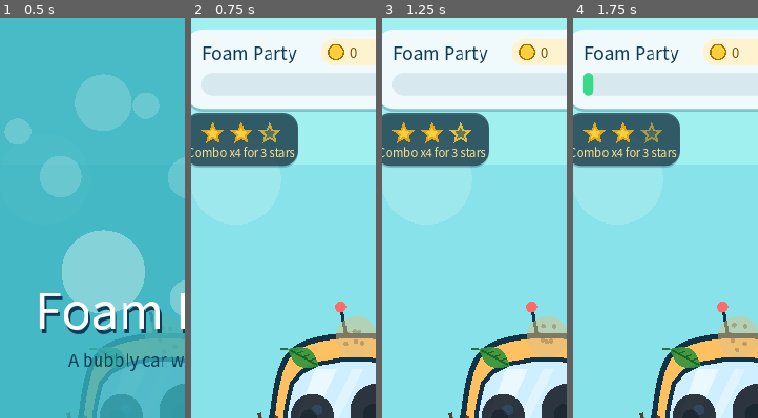
Above: before the commit, frames 1-4 (left to right).
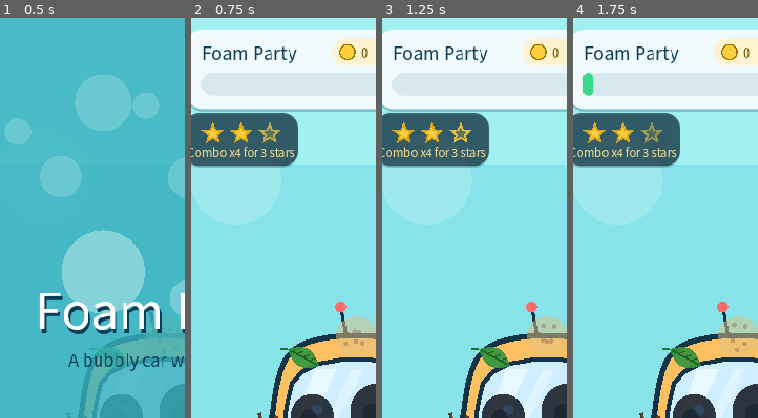
Above: after the commit, the same moments.

Repository: seorilabs/foam-party
Game: Godot game, scene res://scenes/main.tscn
Same seed, same stepped clock (60 frames per second), same inputs: the game is played once before the commit and once after it.
Inputs (mouse positions are % of the whole screen's width and height, from its top left):
- Up to frame 1 (0.5 s): no input
- Up to frame 2 (0.75 s): tap Enter at 0.5, 0.6 s; move the mouse to (72, 45) at 0.52 s; click (72, 45) at 0.67 s
- Up to frame 3 (1.25 s): tap Space at 0.77 s
- Up to frame 4 (1.75 s): drag from (30, 55) to (45, 70) at 1.27 s
The pictures show only the part of the screen within x 5-55%, y 0-50%; the shares and areas given below are measured in that part.

Frame 1 is identical in both runs. In frame 2, 0.9% of the frame differs, in the area x 70-96%, y 5-12%; in frame 3, 0.9%; in frame 4, 0.9%.

Commit message:
리뷰 피드백 추가 반영: HUD 제목과 iOS 서명 보정

Diff:
--- a/godot/scripts/main.gd
+++ b/godot/scripts/main.gd
@@ -1805,13 +1805,16 @@
 	draw_style_box(_style("hud_shadow", Color(0.05, 0.23, 0.33, 0.25), 20.0), Rect2(card.position + Vector2(0.0, 3.0), card.size))
 	draw_style_box(_style("hud_card", Color(0.97, 0.99, 1.0, 0.94), 20.0), card)
 
-	var coin_chip := Rect2(158.0, card.position.y + 10.0, 82.0, 28.0)
+	var coin_chip := Rect2(170.0, card.position.y + 10.0, 70.0, 28.0)
 	var title_width := coin_chip.position.x - 32.0 - 8.0
-	draw_string(font, Vector2(32.0, card.position.y + 32.0), "Foam Party", HORIZONTAL_ALIGNMENT_LEFT, title_width, 19, Color("#0d3b55"))
+	var title_size := 19
+	while title_size > 15 and font.get_string_size("Foam Party", HORIZONTAL_ALIGNMENT_LEFT, -1.0, title_size).x > title_width:
+		title_size -= 1
+	draw_string(font, Vector2(32.0, card.position.y + 32.0), "Foam Party", HORIZONTAL_ALIGNMENT_LEFT, title_width, title_size, Color("#0d3b55"))
 	draw_style_box(_style("coin_chip", Color("#fff3cf"), 14.0), coin_chip)
 	draw_circle(coin_chip.position + Vector2(16.0, 14.0), 8.0, Color("#ffce3d"))
 	draw_circle(coin_chip.position + Vector2(16.0, 14.0), 8.0, Color("#9a7400"), false, 1.5)
-	draw_string(font, Vector2(coin_chip.position.x + 30.0, coin_chip.position.y + 20.0), "%d" % coins, HORIZONTAL_ALIGNMENT_LEFT, 46.0, 14, Color("#6b5200"))
+	draw_string(font, Vector2(coin_chip.position.x + 30.0, coin_chip.position.y + 20.0), "%d" % coins, HORIZONTAL_ALIGNMENT_LEFT, 34.0, 14, Color("#6b5200"))
 	var badge := Rect2(248.0, card.position.y + 10.0, 112.0, 28.0)
 	draw_style_box(_style("level_badge", Color("#49a7ff"), 14.0), badge)
 	draw_string(font, Vector2(badge.position.x, badge.position.y + 20.0), "%s %02d" % [car_type_labels[car_type], level_index], HORIZONTAL_ALIGNMENT_CENTER, badge.size.x, 13, Color.WHITE)
Not shown, changed: tools/build_ios_app_store.sh
